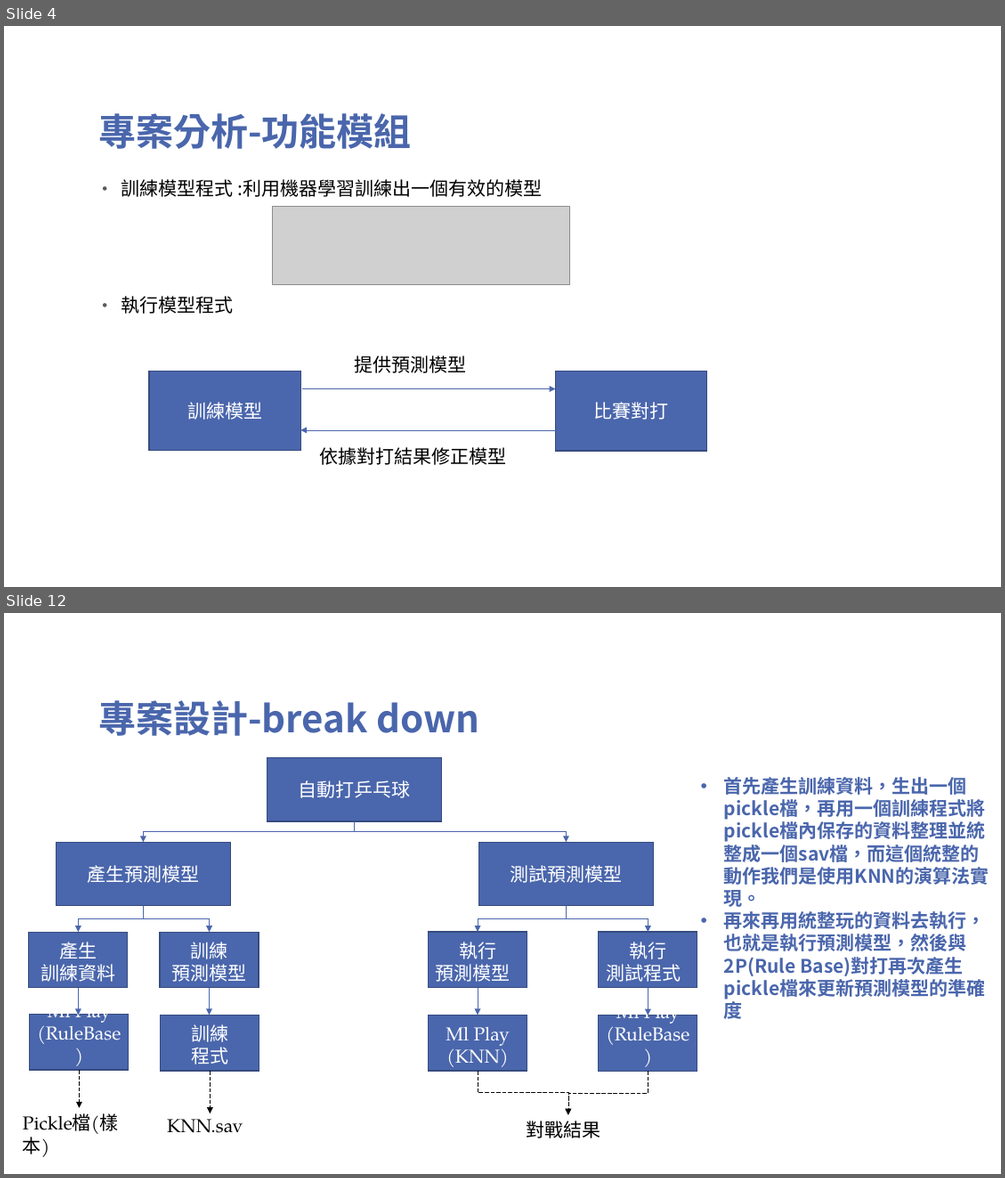
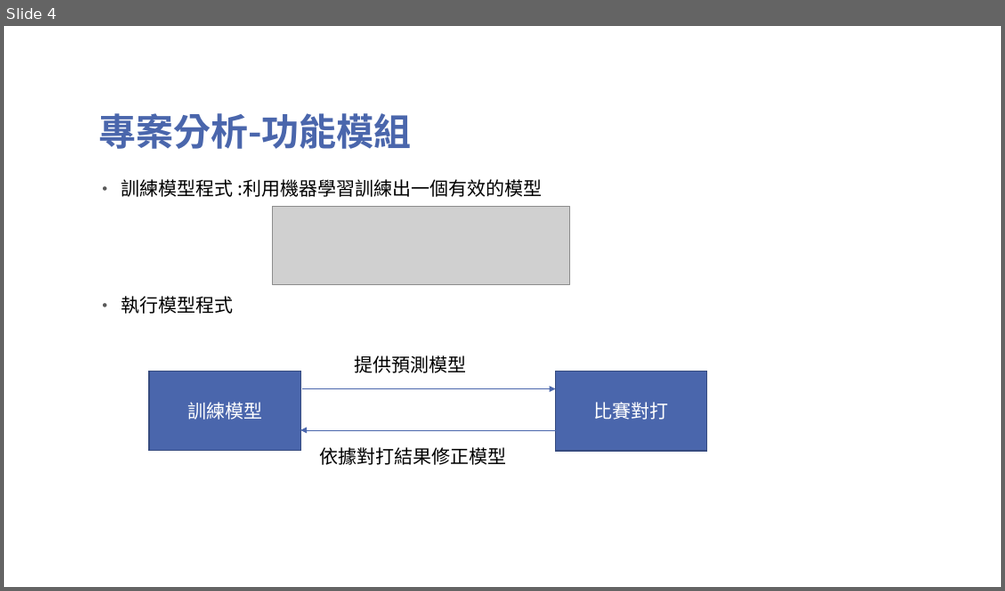
Before and after one commit to TsaiHaoWei/Machine-Learning, a slide deck: Finally project/Pingpong_第六組.pptx. Shown one above the other, each under a label of ours: slides 4 and 12 before the commit, slide 4 after it; the slides between them are not shown. The pictures are 1005x1178 and 1005x591 pixels, drawn with LibreOffice and Linux fonts; fonts in the diff are those of the drawing; grey boxes stand for pictures; background and template pictures are left out. Boxes give left, top, right and bottom in pixels: in the first picture for what was removed or moved away, otherwise in the second. Text is boxed around its words. In the diff, an @@ line names an element or a change of style, - is before the commit and + after.

```diff
--- a/Finally project/Pingpong_第六組.pptx
+++ b/Finally project/Pingpong_第六組.pptx
@@ slide 12 removed at (x1=4, y1=613, x2=1001, y2=1174), background picture (left out) @@
@@ title removed at (x1=98, y1=700, x2=479, y2=736) @@
-專案設計-break down
@@ rectangle removed at (x1=267, y1=758, x2=442, y2=821) @@
-自動打乒乓球
@@ text removed at (x1=724, y1=777, x2=989, y2=976) @@
-• 首先產生訓練資料，生出一個pickle檔，再用一個訓練程式將pickle檔內保存的資料整理並統整成一個sav檔，而這個統整的動作我們是使用KNN的演算法實現。
-• 再來再用統整玩的資料去執行，也就是執行預測模型，然後與2P(Rule Base)對打再次產生pickle檔來更新預測模型的準確度
@@ elbow arrow removed from (354, 821) to (143, 842) @@
@@ elbow arrow removed from (354, 821) to (566, 842) @@
@@ rectangle removed at (x1=56, y1=842, x2=231, y2=906) @@
-產生預測模型
@@ rectangle removed at (x1=479, y1=842, x2=654, y2=906) @@
-測試預測模型
@@ elbow arrow removed from (143, 906) to (78, 932) @@
@@ elbow arrow removed from (143, 906) to (209, 932) @@
@@ elbow arrow removed from (566, 906) to (477, 932) @@
@@ elbow arrow removed from (566, 906) to (647, 932) @@
@@ rectangle removed at (x1=29, y1=932, x2=128, y2=988) @@
-產生
-訓練資料
@@ rectangle removed at (x1=160, y1=932, x2=259, y2=988) @@
-訓練
-預測模型
@@ rectangle removed at (x1=428, y1=932, x2=526, y2=988) @@
-執行
-預測模型
@@ rectangle removed at (x1=599, y1=932, x2=697, y2=988) @@
-執行
-測試程式
@@ arrow removed from (78, 988) to (78, 1014) @@
@@ arrow removed from (209, 988) to (209, 1014) @@
@@ arrow removed from (477, 988) to (477, 1014) @@
@@ arrow removed from (647, 988) to (647, 1015) @@
@@ rectangle removed at (x1=30, y1=1013, x2=128, y2=1070) @@
-Ml Play
-(RuleBase)
@@ rectangle removed at (x1=161, y1=1014, x2=259, y2=1070) @@
-訓練
-程式
@@ rectangle removed at (x1=428, y1=1014, x2=526, y2=1070) @@
-Ml Play
-(KNN)
@@ rectangle removed at (x1=599, y1=1015, x2=697, y2=1071) @@
-Ml Play
-(RuleBase)
@@ arrow removed from (80, 1070) to (80, 1108) @@
@@ arrow removed from (210, 1070) to (210, 1113) @@
@@ elbow arrow removed from (477, 1070) to (568, 1115) @@
@@ elbow arrow removed from (647, 1070) to (568, 1115) @@
@@ text removed at (x1=23, y1=1113, x2=119, y2=1157) @@
-Pickle檔(樣本)
@@ text removed at (x1=167, y1=1112, x2=243, y2=1133) @@
-KNN.sav
@@ text removed at (x1=526, y1=1120, x2=601, y2=1138) @@
-對戰結果
```
Also in this commit, not shown: 6 slides changed, 2 slides added, 1 other slide removed, 4 other files.
